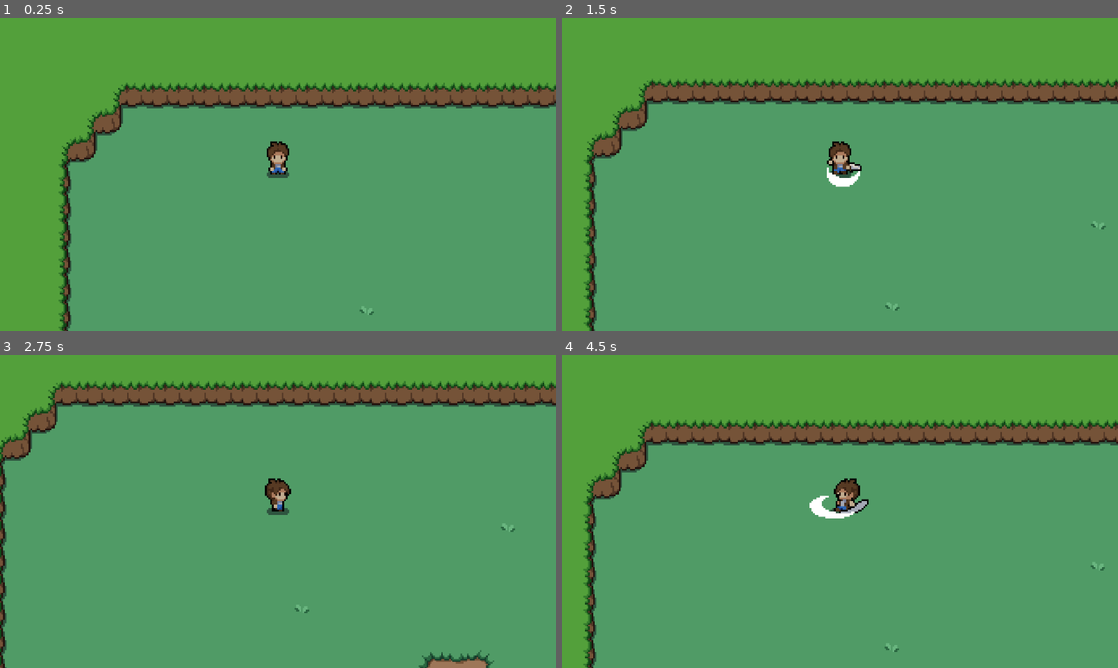
Above: before the commit, frames 1-4 (two rows, left to right).
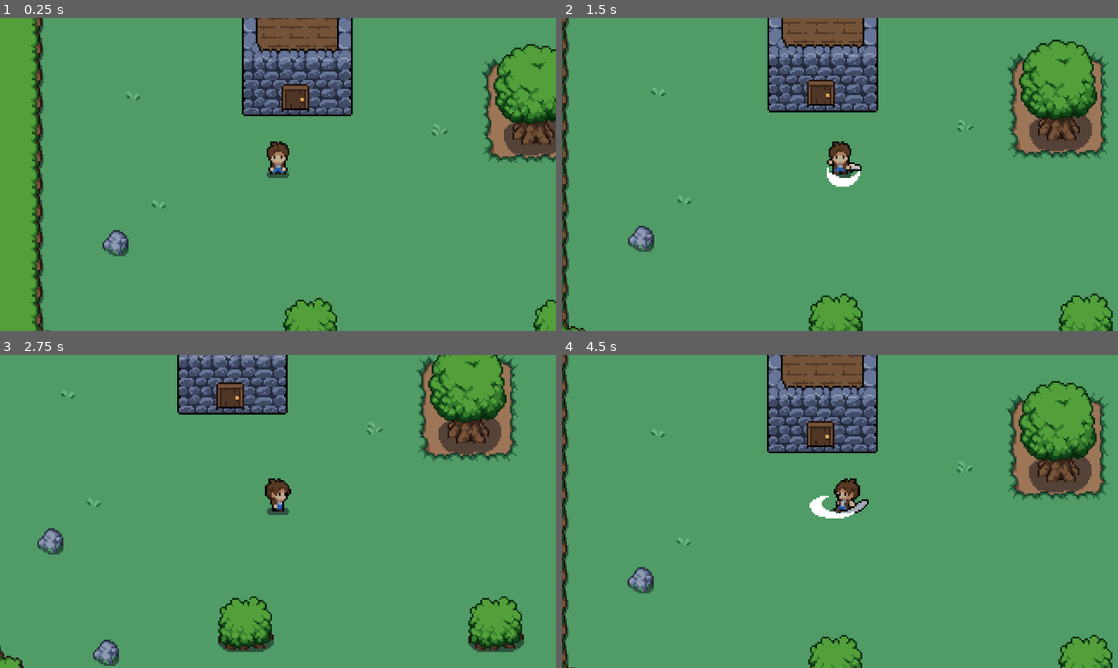
Above: after the commit, the same moments.

Repository: DanielBenderSantos/TheLostDungeons
Game: Godot game, scene res://levels/scenes/test_level.tscn
Two runs of this game, one before a commit and one after it. Both use one fixed random seed, a clock stepped at 60 frames per second and the inputs below. This scene is started directly instead of the project's main scene.
Inputs (mouse positions are in pixels of both pictures, inside the frame that each line leads up to):
- Up to frame 1 (0.25 s): no input
- Up to frame 2 (1.5 s): move the mouse to (962, 158) at 0.52 s; hold D (move_right) 0.53-1.28 s; click (962, 158) at 0.6 s; move the mouse to (728, 190) at 1.27 s; hold S (move_down) from 1.28 s (still down); click (728, 190) at 1.35 s
- Up to frame 3 (2.75 s): move the mouse to (333, 442) at 2.02 s; release S (move_down) at 2.03 s; hold D (move_right) from 2.03 s (still down); click (333, 442) at 2.1 s
- Up to frame 4 (4.5 s): move the mouse to (812, 574) at 2.77 s; release D (move_right) at 2.78 s; hold W (move_up) 2.78-3.53 s; click (812, 574) at 2.85 s; move the mouse to (1006, 558) at 3.52 s; hold A (move_left) from 3.53 s (still down); click (1006, 558) at 3.6 s; move the mouse to (673, 464) at 4.27 s; click (673, 464) at 4.35 s

The runs differ from the first frame. In frame 1, 36% of the frame differs, in the area x 5-100%, y 0-100%; in frame 2, 37%; in frame 3, 25%; in frame 4, 38%, in the area x 0-100%, y 0-100%.

Commit message:
upgrad do mapa

Diff:
--- a/levels/scenes/test_level.tscn
+++ b/levels/scenes/test_level.tscn
@@ -21,27 +21,28 @@
 [node name="Interior" parent="." instance=ExtResource("2_nl0g2")]
 scale = Vector2(0.995083, 0.997319)
 layer_0/tile_data = PackedInt32Array(1048650, 1, 0, 1048651, 1, 0, 983115, 1, 0, 983114, 1, 0, 852040, 1, 0, 917576, 1, …(1172 unchanged characters)…
-layer_1/tile_data = PackedInt32Array(917505, 1, 0, 983041, 1, 0, 917506, 1, 0, 983042, 1, 0, 917507, 1, 0, 983043, 1, 0, 917508, 1, 0, 983044, 1, 0)
+layer_1/tile_data = PackedInt32Array(393212, 1, 0, 458748, 1, 0, 393213, 1, 0, 458749, 1, 0, 393214, 1, 0, 458750, 1, 0, 393215, 1, 0, 458751, 1, 0)
 layer_2/tile_data = PackedInt32Array(1310791, 1, 65536, 1310792, 1, 65536, 1310793, 1, 65536, 1310794, 1, 65536, 131079 …(584 unchanged characters)…
 
 [node name="Components" type="Node2D" parent="."]
 
 [node name="DoorComponent" parent="Components" instance=ExtResource("5_7inod")]
 z_index = 1
-position = Vector2(28, 173)
+position = Vector2(-33, 133)
 _teleport_position = Vector2(1216, 240)
 
 [node name="DoorComponent2" parent="Components" instance=ExtResource("5_7inod")]
 z_index = 1
 position = Vector2(1216, 208)
-_teleport_position = Vector2(48, 304)
+scale = Vector2(0.897889, 0.862693)
+_teleport_position = Vector2(-33, 159)
 
 [node name="YSort" type="Node2D" parent="."]
 z_index = 1
 y_sort_enabled = true
 
 [node name="Character" parent="YSort" instance=ExtResource("2_r6pug")]
-position = Vector2(-59, -289)
+position = Vector2(-43, 177)
 
 [node name="objectsTerrain" parent="YSort" instance=ExtResource("2_0r7rc")]
 layer_0/tile_data = PackedInt32Array(589830, 0, 5, -131052, 0, 5, 393248, 524288, 6, 36, 524288, 6, 393236, 655360, 7,  …(375 unchanged characters)…
Not shown: 1 places in levels/scenes/test_level.tscn that only renumber resources
Binary file added: terrain/scenes/pixel-art-house-export.png
Not shown, added: terrain/scenes/pixel-art-house-export.png.import
